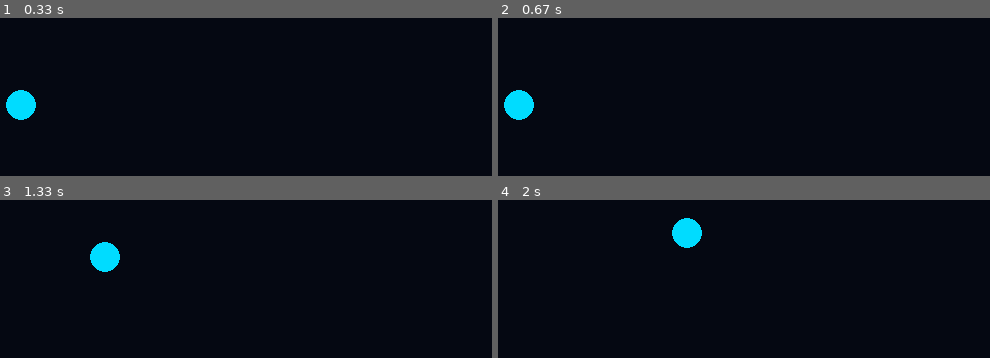
Above: before the commit, frames 1-4 (two rows, left to right).
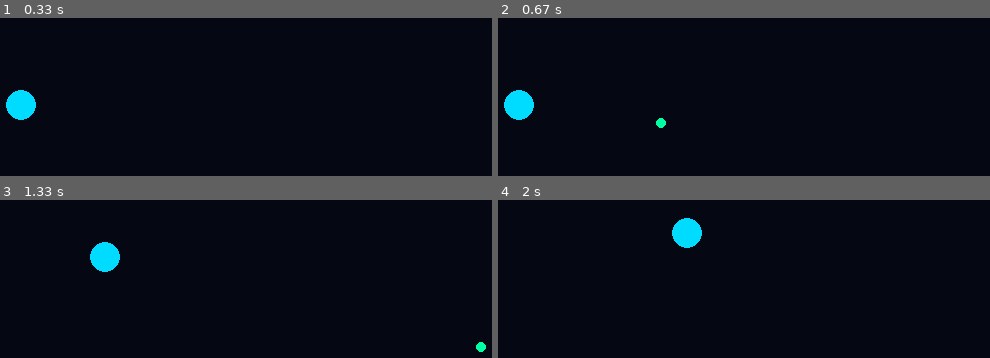
Above: after the commit, the same moments.

Repository: Sammm2006/Pygame_Project
Game: pygame game, started from game.py
Two runs of this game, one before a commit and one after it. Both use one fixed random seed, a clock stepped at 60 frames per second and the inputs below.
Inputs (mouse positions are in pixels of both pictures, inside the frame that each line leads up to):
- Up to frame 1 (0.33 s): no input
- Up to frame 2 (0.67 s): press the mouse at (857, 149) at 0.37 s; move the mouse to (729, 175) at 0.47 s; release the mouse at (outside the picture) at 0.6 s
- Up to frame 3 (1.33 s): hold D 0.67-1.13 s; hold W from 1.17 s (still down)
- Up to frame 4 (2 s): release W at 1.47 s; hold D 1.5-1.97 s

Frame 1 is identical in both runs. In frame 2, 0.1% of the frame differs, in the area x 32-35%, y 63-70%; in frame 3, 0.1%; in frame 4, nothing differs.

Commit message:
ShootingMachanism

Diff:
--- a/game.py
+++ b/game.py
@@ -6,14 +6,26 @@
 screen = pygame.display.set_mode((800, 600))
 clock = pygame.time.Clock()
 
-#Colour Palate
+# Colour Palate
 C_BG = (5,8,18)
 C_PLAYER = (0,220,255)
+C_BULLET = (0, 255, 162)
+C_SHOOT = (255,255,255)
 
 x,y = 320, 240 # Spawn Position
 SIZE = 15
 SPEED = 3
+bullets = []
+shoot_timer = 0
+shoot_flash = 0
+shake = 0
 
+# Functions
+def angle_to(ox, oy, tx, ty):
+    return math.atan2(ty - oy, tx - ox)
+
+
+# Main Loop
 while True:
     clock.tick(60)
 
@@ -23,6 +35,7 @@
             pygame.quit()
 
     keys   = pygame.key.get_pressed()
+    mouse  = pygame.mouse.get_pressed()
     mx, my = pygame.mouse.get_pos()
 
     ## Handle Input
@@ -32,13 +45,39 @@
     if keys[pygame.K_a]: x -= SPEED
     if keys[pygame.K_d]: x += SPEED
 
+    if shoot_timer > 0 :
+        shoot_timer -= 1
+    if shoot_flash > 0:
+        shoot_flash -= 1
+    if shake > 0 :
+        shake -= 1
+
+    if mouse[0] and shoot_timer == 0:
+        angle = angle_to(x, y, mx, my)
+        vx = math.cos(angle) * 8
+        vy = math.sin(angle) * 8
+        bullets.append([x,y,vx,vy])
+        shoot_timer = 20
+        shoot_flash = 10
+        shake = 8
+
+    for b in bullets[:]:
+        b[0] += b[2]
+        b[1] += b[3]
+        if b[0] < -20 or b[0] > 820 or b[1] < -20 or b[1] > 620:
+            bullets.remove(b)
+
+    if shake > 0:
+        ox = (shake // 2) * (1 if shake % 2 == 0 else -1)
+        oy = (shake // 3) * (1 if shake % 3 == 0 else -1)
+    else :
+     ox, oy = 0,0
+
+     player_color = C_SHOOT if shoot_flash > 0 else C_PLAYER
+
     ## Draw
     screen.fill(C_BG)
-    pygame.draw.circle(screen, C_PLAYER, (x, y), SIZE)
+    pygame.draw.circle(screen, player_color, (x + ox, y + oy), SIZE)
+    for b in bullets:
+        pygame.draw.circle(screen, C_BULLET, (int(b[0]), int(b[1])), 5)
     pygame.display.flip()
-
-def angle_to(ox, oy, tx, ty):
-    return math.atan2(ty - oy, tx - ox)
-
-def dist(ax, ay, bx, by):
-    return math.hypot(bx - ax, by - ay)
--- /dev/null
+++ b/tempCodeRunnerFile.py
@@ -0,0 +1,6 @@
+    if mouse[0] and shoot_timer == 0:
+        angle = angle_to(x, y, mx, my)
+        vx = math.cos(angle) * 8
+        vy = math.sin(angle) * 8
+        bullets.append([x, y, vx, vy])
+        shoot_timer = 10
